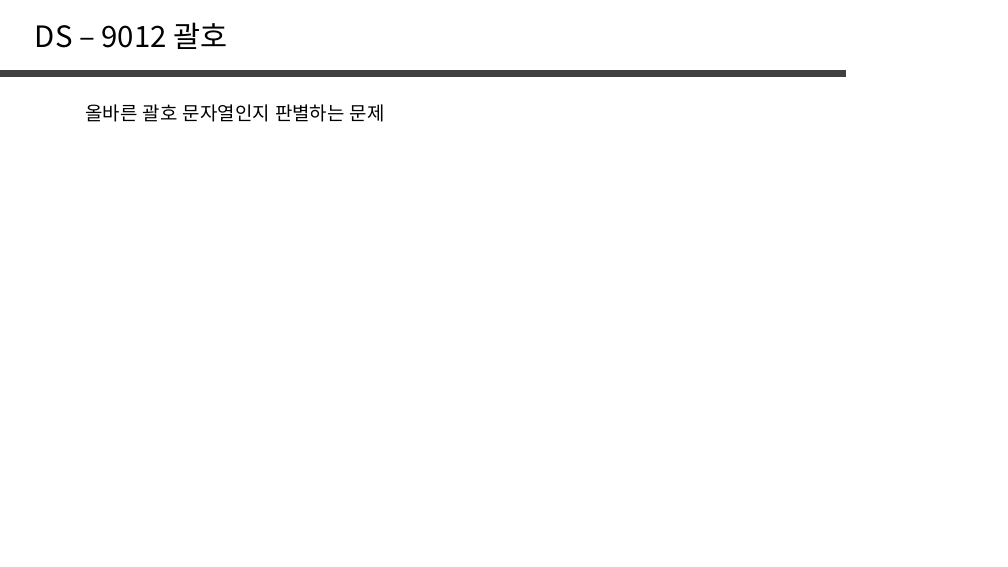
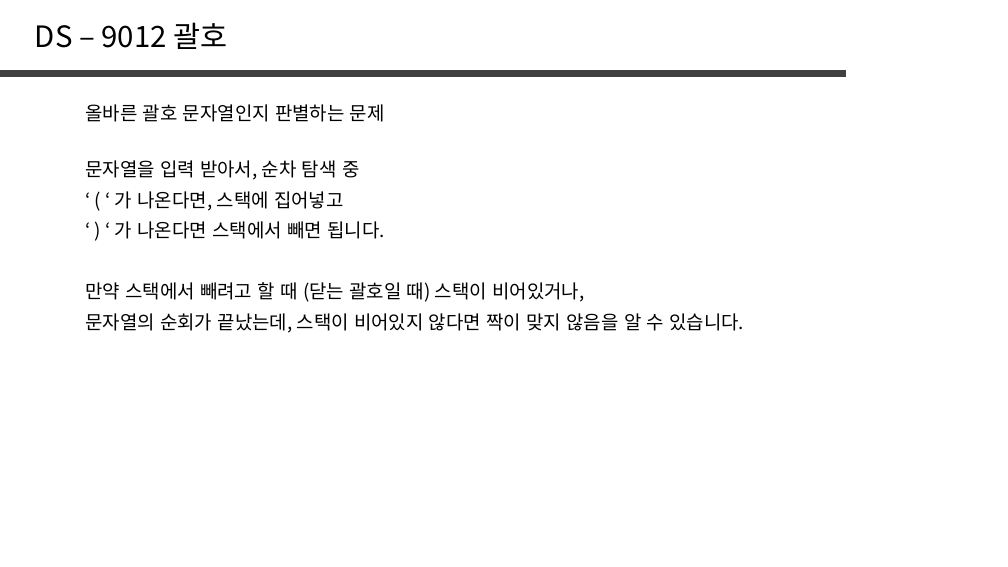
Before and after one commit to jaehoo1/PS-study, a slide deck: slide 20 of study/7_Stack, Queue, List.pptx. Drawn at 1008x567 pixels with LibreOffice and Linux fonts; fonts in the diff are those of the drawing. Boxes give left, top, right and bottom in pixels: in the first picture for what was removed or moved away, otherwise in the second. Text is boxed around its words. In the diff, an @@ line names an element or a change of style, - is before the commit and + after.

```diff
--- a/study/7_Stack, Queue, List.pptx
+++ b/study/7_Stack, Queue, List.pptx
@@ text added at (x1=85, y1=160, x2=359, y2=180), 18 pt, text #000000 @@
+문자열을 입력 받아서, 순차 탐색 중
@@ text added at (x1=115, y1=191, x2=344, y2=211), 18 pt, text #000000 @@
+‘ ( ‘ 가 나온다면, 스택에 집어넣고
@@ text added at (x1=115, y1=221, x2=384, y2=239), 18 pt, text #000000 @@
+‘ ) ‘ 가 나온다면 스택에서 빼면 됩니다.
@@ text added at (x1=85, y1=282, x2=584, y2=302), 18 pt, text #000000 @@
+만약 스택에서 빼려고 할 때 (닫는 괄호일 때) 스택이 비어있거나,
@@ text added at (x1=85, y1=313, x2=744, y2=333), 18 pt, text #000000 @@
+문자열의 순회가 끝났는데, 스택이 비어있지 않다면 짝이 맞지 않음을 알 수 있습니다.
```
Also in this commit, not shown: 1 other slide changed, 1 slide added.
